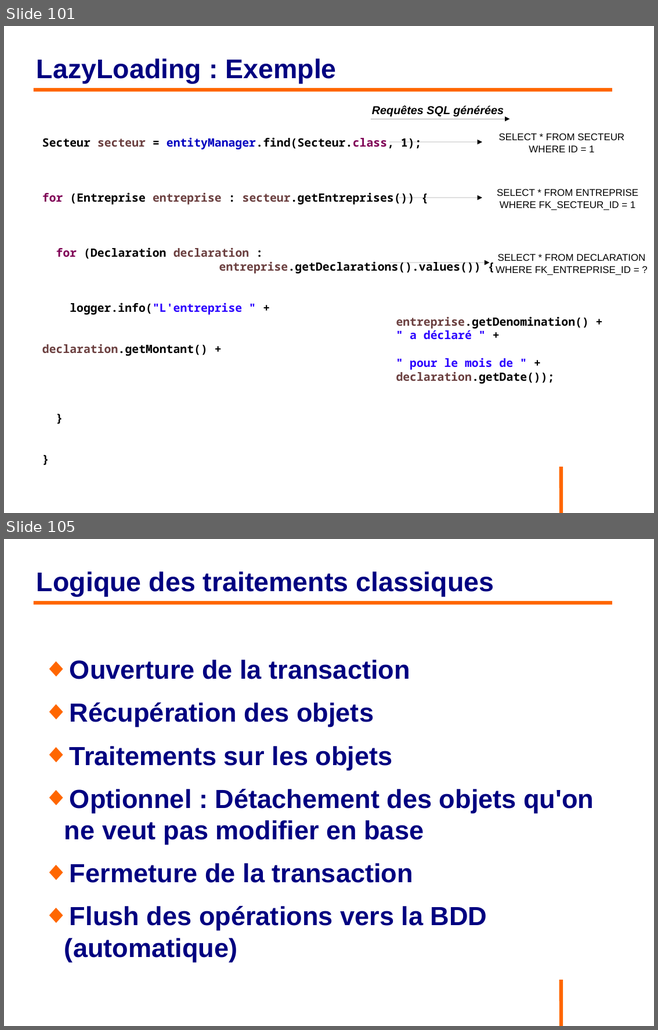
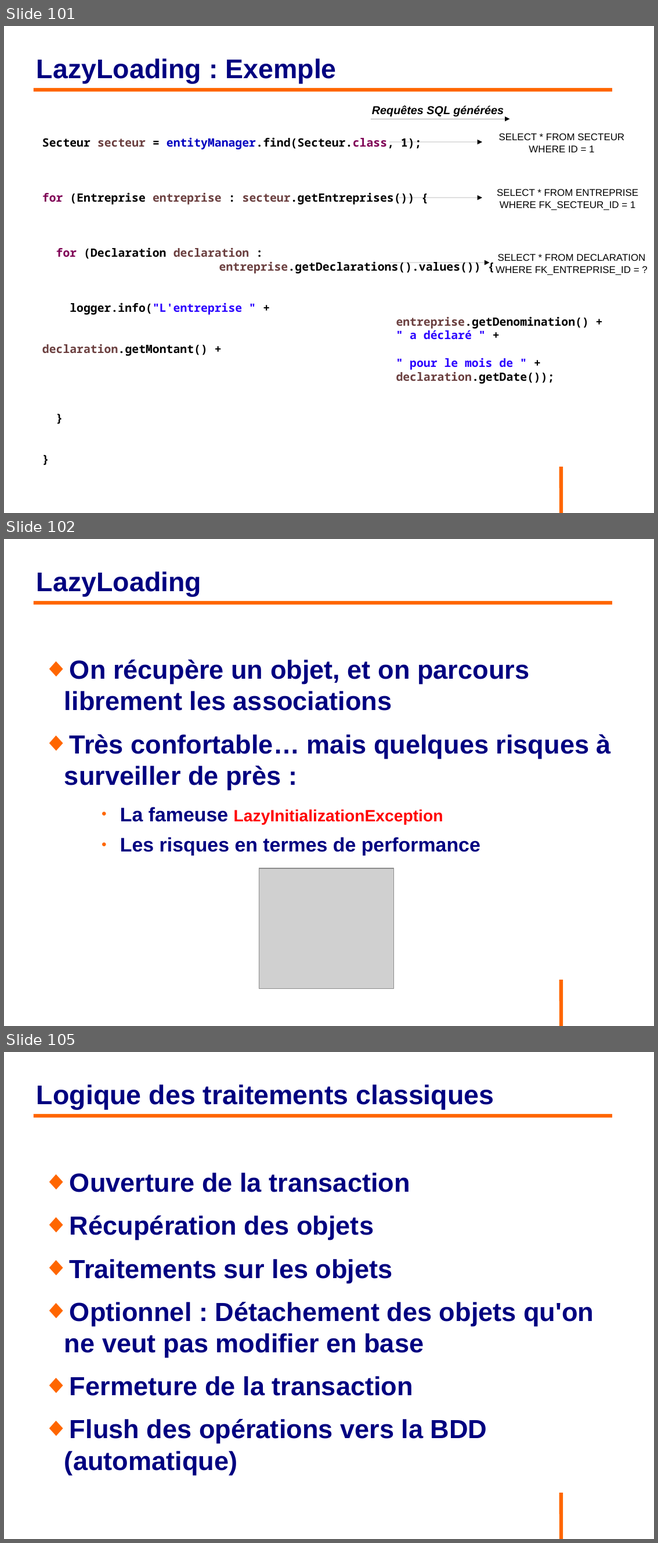
Before and after one commit to philphils/formation-hibernate-basique, a slide deck: Documentation/diapo_formation_hibernate.odp. Shown one above the other, each under a label of ours: slides 101 and 105 before the commit, slides 101, 102 and 105 after it; the slides between them are not shown. The pictures are 658x1030 and 658x1543 pixels, drawn with LibreOffice and Linux fonts; fonts in the diff are those of the drawing; grey boxes stand for pictures; background and template pictures are left out. Boxes give left, top, right and bottom in pixels: in the first picture for what was removed or moved away, otherwise in the second. Text is boxed around its words. In the diff, an @@ line names an element or a change of style, - is before the commit and + after.

```diff
--- a/Documentation/diapo_formation_hibernate.odp
+++ b/Documentation/diapo_formation_hibernate.odp
@@ slide 102 added at (x1=4, y1=539, x2=654, y2=1026), background #FFFFFF; not listed: 1 template element that a slide beside it also shows @@
@@ title added at (x1=36, y1=571, x2=201, y2=596), 33 pt, text #000080, bold @@
+LazyLoading
@@ line added from (34, 603) to (612, 603), #FF6600 4.54 pt @@
@@ text added at (x1=64, y1=660, x2=611, y2=856), 32 pt, text #000080, bold @@
+◆ On récupère un objet, et on parcours librement les associations
+◆ Très confortable… mais quelques risques à surveiller de près :
+    ● La fameuse LazyInitializationException
+    ● Les risques en termes de performance
@@ picture added at (x1=259, y1=868, x2=394, y2=988) @@
```
Also in this commit, not shown: 18 slides changed, 1 slide removed.
